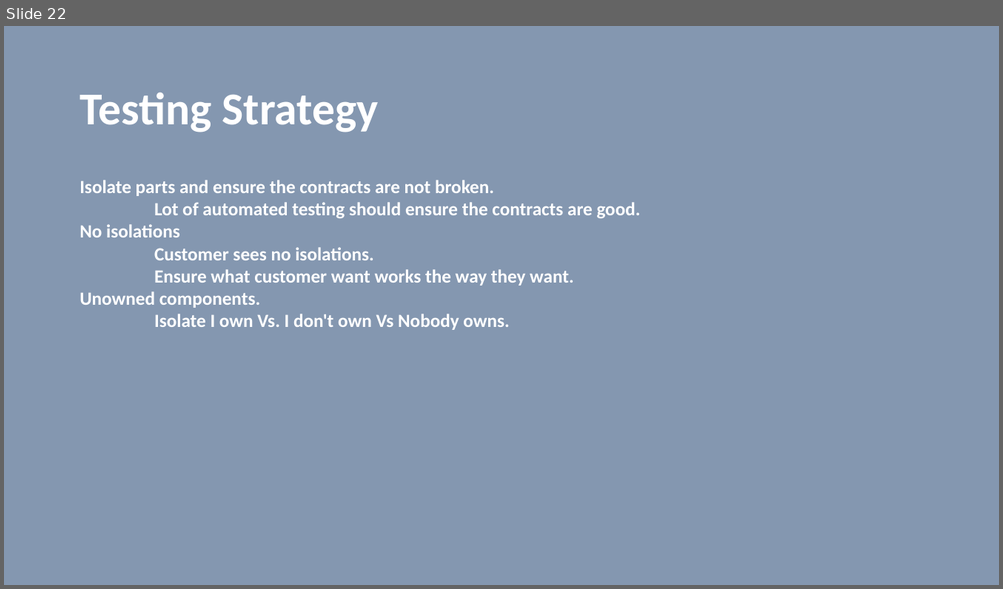
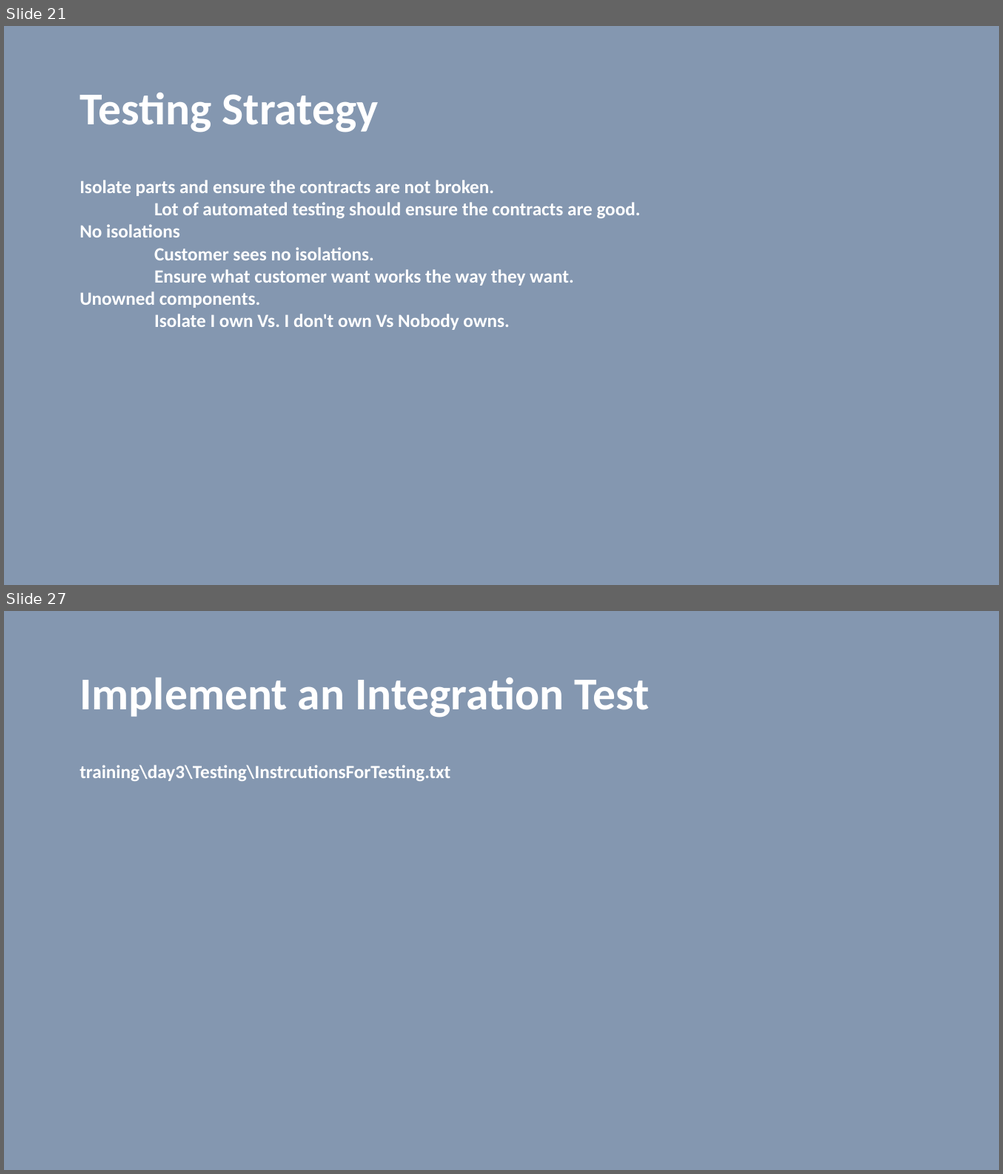
Before and after one commit to vilasvarghese/microservices, a slide deck: training/day3/Day3.pptx. Shown one above the other, each under a label of ours: slide 22 before the commit, slides 21 and 27 after it; the slides between them are not shown. The pictures are 1003x589 and 1003x1174 pixels, drawn with LibreOffice and Linux fonts; fonts in the diff are those of the drawing. Boxes give left, top, right and bottom in pixels: in the first picture for what was removed or moved away, otherwise in the second. Text is boxed around its words. In the diff, an @@ line names an element or a change of style, - is before the commit and + after.

```diff
--- a/training/day3/Day3.pptx
+++ b/training/day3/Day3.pptx
@@ slide 27 added at <box>4,611,999,1170</box>, background #8497B0 @@
@@ title added at <box>79,678,649,718</box>, 44 pt, text #FFFFFF, bold @@
+Implement an Integration Test
@@ text added at <box>79,765,450,781</box>, 18 pt, text #FFFFFF, bold @@
+training\day3\Testing\InstrcutionsForTesting.txt
@@ what was slide 22 is now slide 21 @@
```
Also in this commit, not shown: 4 slides changed, 6 other slides added, 1 slide removed, 1 other file.
